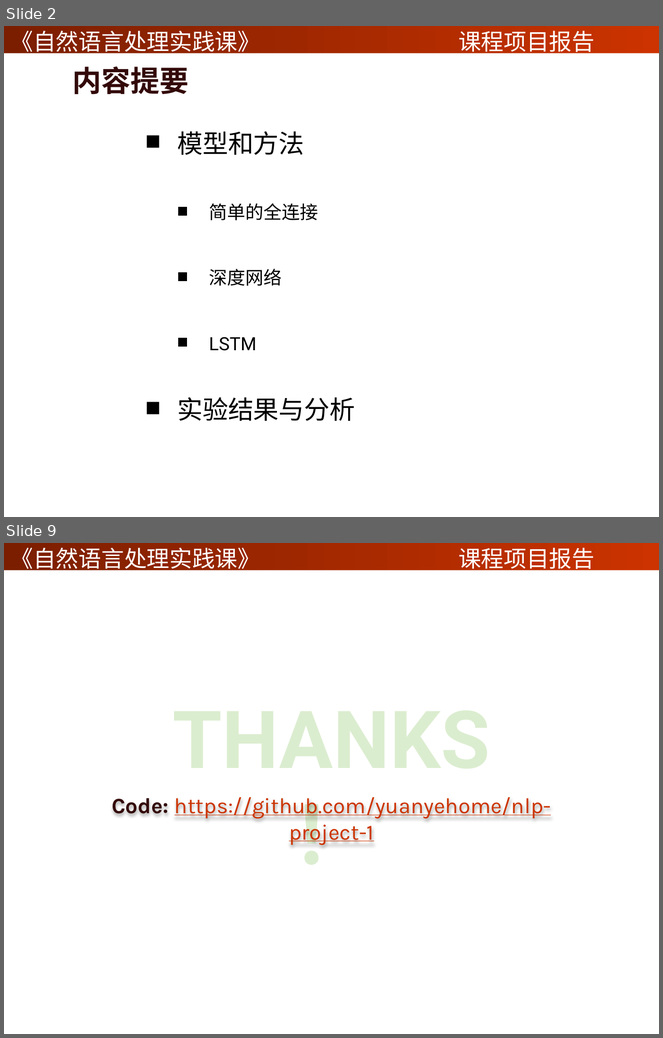
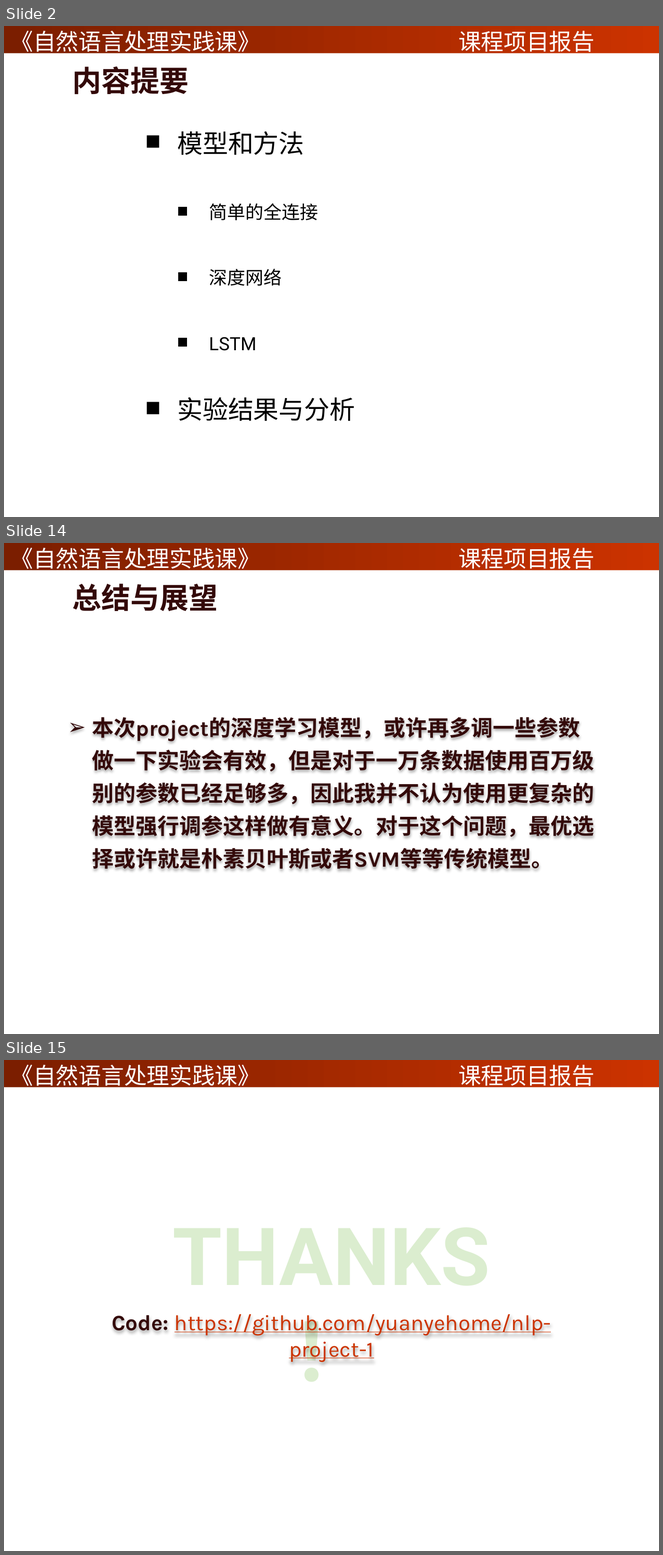
Before and after one commit to yuanyehome/nlp-project-1, a slide deck: report2.pptx. Shown one above the other, each under a label of ours: slides 2 and 9 before the commit, slides 2, 14 and 15 after it; the slides between them are not shown. The pictures are 663x1038 and 663x1555 pixels, drawn with LibreOffice and Linux fonts; fonts in the diff are those of the drawing; background and template pictures are left out. Boxes give left, top, right and bottom in pixels: in the first picture for what was removed or moved away, otherwise in the second. Text is boxed around its words. In the diff, an @@ line names an element or a change of style, - is before the commit and + after.

```diff
--- a/report2.pptx
+++ b/report2.pptx
@@ slide 14 added at box(4, 543, 659, 1034), background picture (left out); not listed: 3 template elements that a slide beside it also shows @@
@@ title added at box(73, 584, 218, 611), 32 pt, text #330909, bold @@
+总结与展望
@@ text added at box(92, 717, 595, 873), 24 pt, text #330909, bold @@
+➢ 本次project的深度学习模型，或许再多调一些参数做一下实验会有效，但是对于一万条数据使用百万级别的参数已经足够多，因此我并不认为使用更复杂的模型强行调参这样做有意义。对于这个问题，最优选择或许就是朴素贝叶斯或者SVM等等传统模型。
@@ what was slide 9 is now slide 15 @@
```
Also in this commit, not shown: 6 slides changed, 5 other slides added.
